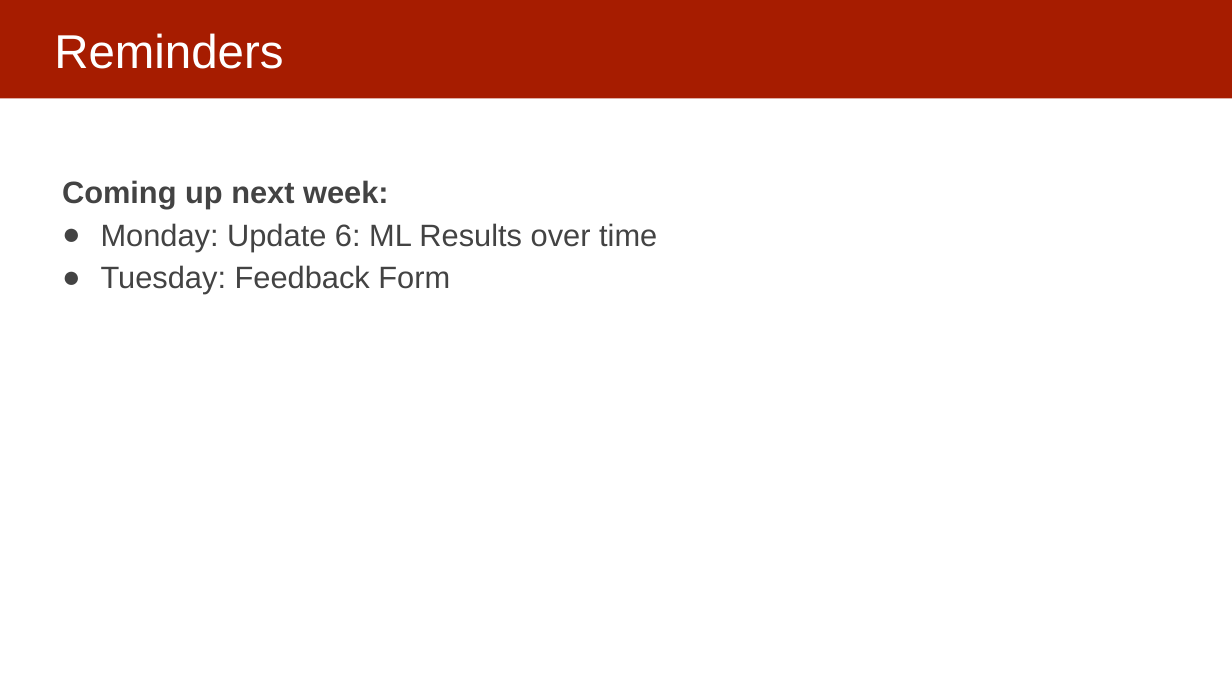
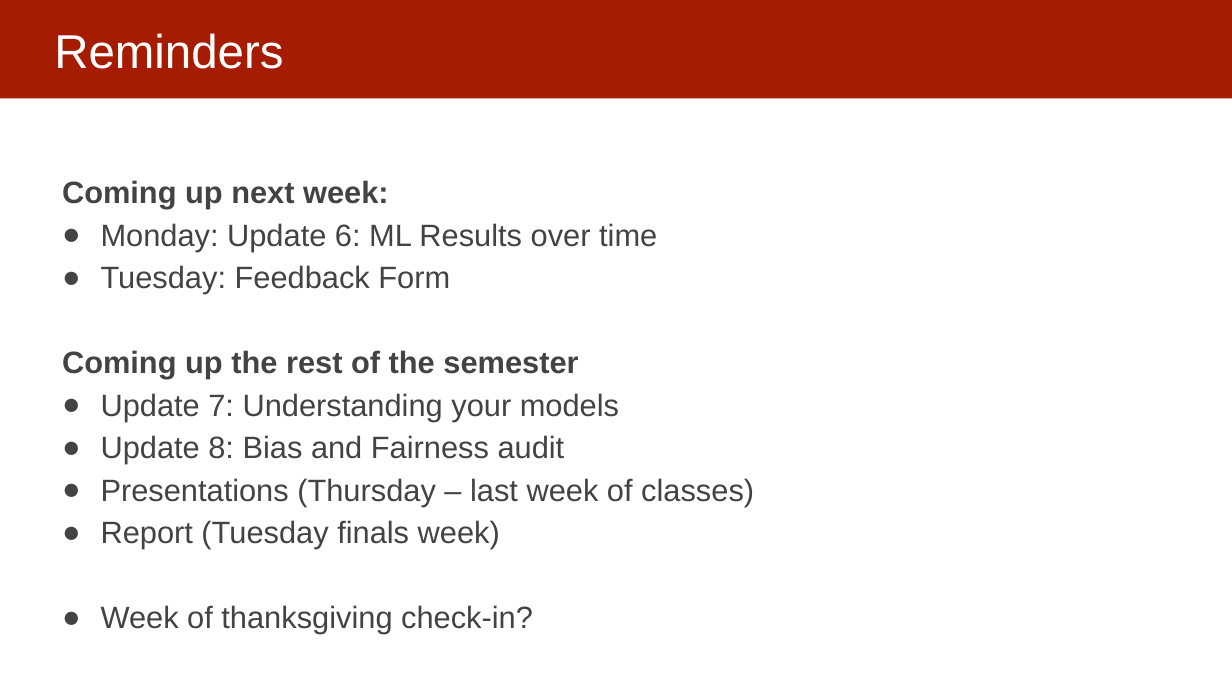
Before and after one commit to dssg/mlforpublicpolicylab, a slide deck: slide 2 of Lectures/15-ml-in-practice-and-model-selection-part-3.pptx. Drawn at 1232x693 pixels with LibreOffice and Linux fonts; fonts in the diff are those of the drawing. Boxes give left, top, right and bottom in pixels: in the first picture for what was removed or moved away, otherwise in the second. Text is boxed around its words. In the diff, an @@ line names an element or a change of style, - is before the commit and + after.

```diff
--- a/Lectures/15-ml-in-practice-and-model-selection-part-3.pptx
+++ b/Lectures/15-ml-in-practice-and-model-selection-part-3.pptx
@@ text at (62,350,754,634): paragraphs added @@
+Coming up the rest of the semester
+● Update 7: Understanding your models
+● Update 8: Bias and Fairness audit
+● Presentations (Thursday – last week of classes)
+● Report (Tuesday finals week)
+● Week of thanksgiving check-in?
```
Also in this commit, not shown: 2 slides removed.
